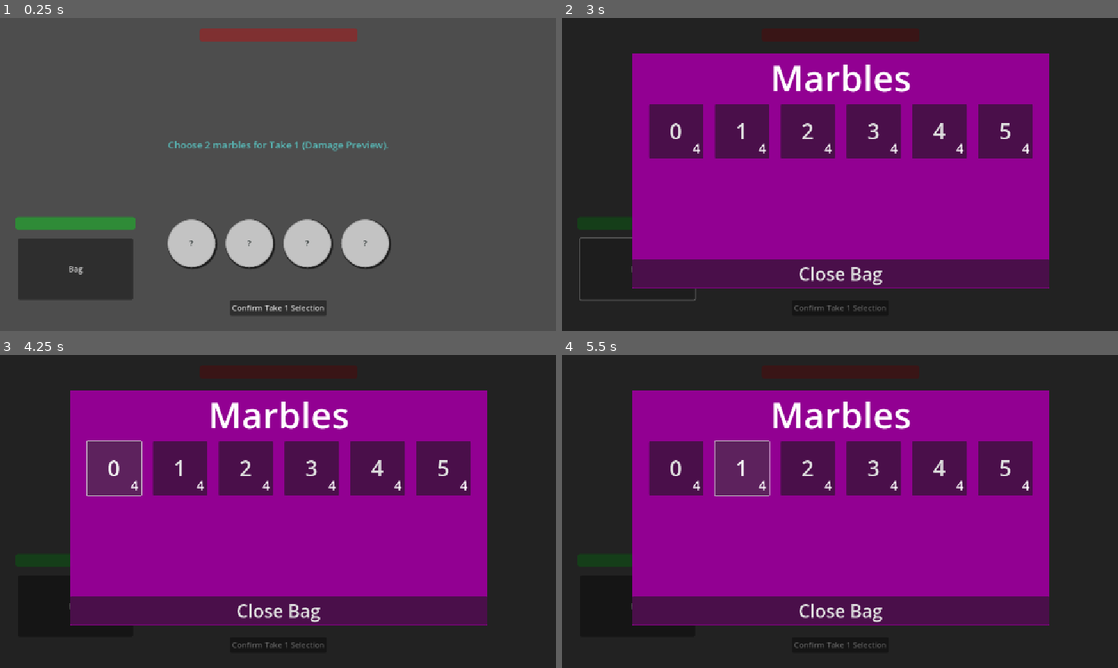
Above: before the commit, frames 1-4 (two rows, left to right).
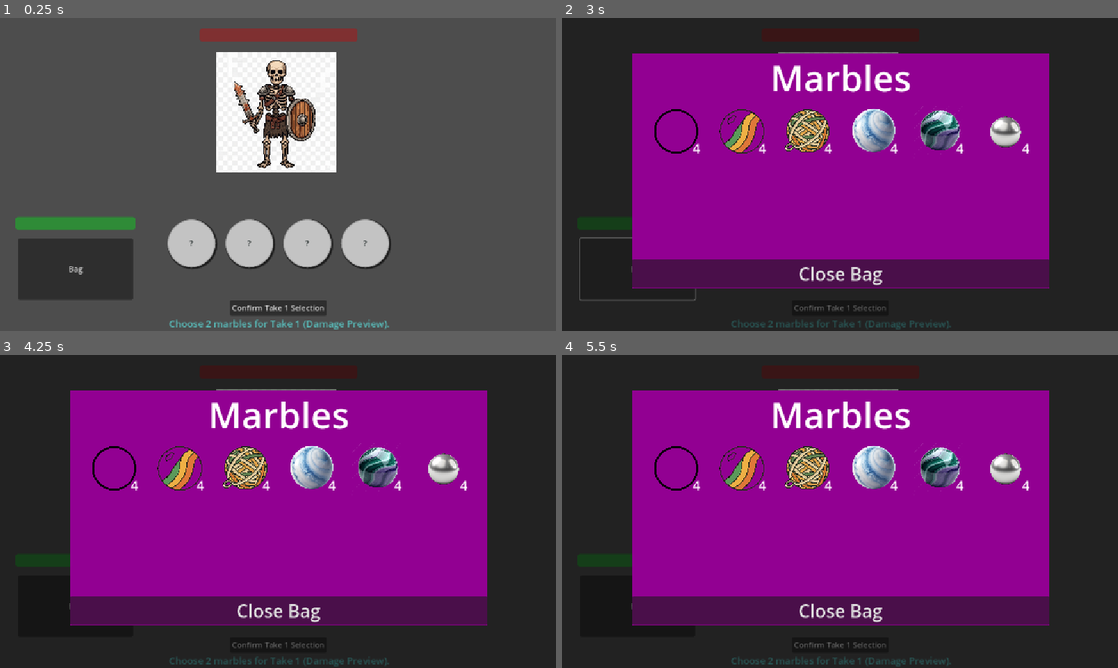
Above: after the commit, the same moments.

Repository: A-coder152/marble-magic
Game: Godot game, scene res://scenes/game_scene.tscn
Two runs of this game, one before a commit and one after it. Both use one fixed random seed, a clock stepped at 60 frames per second and the inputs below.
Inputs (mouse positions are in pixels of both pictures, inside the frame that each line leads up to):
- Up to frame 1 (0.25 s): no input
- Up to frame 2 (3 s): click "Confirm Take 1 Selection" at 0.5 s; click "Confirm Take 1 Selection" at 1.25 s; click "?" at 2 s; click "Bag" at 2.75 s
- Up to frame 3 (4.25 s): click (111, 467) at 3.5 s, where only the run before the commit has a clickable "0"
- Up to frame 4 (5.5 s): click (673, 467) at 4.27 s; click (739, 467) at 5 s, where only the run before the commit has a clickable "1"

The runs differ from the first frame. In frame 1, 8.8% of the frame differs, in the area x 30-70%, y 10-100%; in frame 2, 10%; in frame 3, 11%, in the area x 15-85%, y 10-100%; in frame 4, 11%.

Commit message:
marble assets added

Diff:
--- a/marbles/damage0.tres
+++ b/marbles/damage0.tres
@@ -1,12 +1,14 @@
-[gd_resource type="Resource" script_class="Marble" load_steps=2 format=3 uid="uid://eonk3e3ilnxt"]
+[gd_resource type="Resource" script_class="Marble" load_steps=3 format=3 uid="uid://eonk3e3ilnxt"]
 
 [ext_resource type="Script" uid="uid://dohx58gu44s2" path="res://marbles/marble_resource.gd" id="1_ujakj"]
+[ext_resource type="Texture2D" uid="uid://dckle35f0kduw" path="res://images/marbles/emptymarble.png" id="2_fopyc"]
 
 [resource]
 script = ExtResource("1_ujakj")
 title = "Empty Marble"
 cost = -2
 description = "Why would you have this?"
+texture = ExtResource("2_fopyc")
 temp_bag_title = "0"
 damage = 0
 heal = 0
--- a/marbles/damage1.tres
+++ b/marbles/damage1.tres
@@ -1,12 +1,14 @@
-[gd_resource type="Resource" script_class="Marble" load_steps=2 format=3 uid="uid://d23vkr4npjgte"]
+[gd_resource type="Resource" script_class="Marble" load_steps=3 format=3 uid="uid://d23vkr4npjgte"]
 
 [ext_resource type="Script" uid="uid://dohx58gu44s2" path="res://marbles/marble_resource.gd" id="1_7winw"]
+[ext_resource type="Texture2D" uid="uid://d1jdsxmkprppg" path="res://images/marbles/papermarble.png" id="2_knfa7"]
 
 [resource]
 script = ExtResource("1_7winw")
 title = "Paper Marble"
 cost = -1
 description = "Too smooth to cause a paper cut"
+texture = ExtResource("2_knfa7")
 temp_bag_title = "1"
 damage = 1
 heal = 0
--- a/marbles/damage2.tres
+++ b/marbles/damage2.tres
@@ -1,11 +1,14 @@
-[gd_resource type="Resource" script_class="Marble" load_steps=2 format=3 uid="uid://boklkf4kph6xe"]
+[gd_resource type="Resource" script_class="Marble" load_steps=3 format=3 uid="uid://boklkf4kph6xe"]
 
 [ext_resource type="Script" uid="uid://dohx58gu44s2" path="res://marbles/marble_resource.gd" id="1_xepog"]
+[ext_resource type="Texture2D" uid="uid://bgfy2poq3ykdg" path="res://images/marbles/rubbermarble.png" id="2_na3uc"]
 
 [resource]
 script = ExtResource("1_xepog")
 title = "Rubber Marble"
+cost = 0
 description = "Best when wrapped around thumb."
+texture = ExtResource("2_na3uc")
 temp_bag_title = "2"
 damage = 2
 heal = 0
--- a/marbles/damage3.tres
+++ b/marbles/damage3.tres
@@ -1,12 +1,14 @@
-[gd_resource type="Resource" script_class="Marble" load_steps=2 format=3 uid="uid://vcb5ix65au4y"]
+[gd_resource type="Resource" script_class="Marble" load_steps=3 format=3 uid="uid://vcb5ix65au4y"]
 
 [ext_resource type="Script" uid="uid://dohx58gu44s2" path="res://marbles/marble_resource.gd" id="1_phaq8"]
+[ext_resource type="Texture2D" uid="uid://bf5tsbfybowi6" path="res://images/marbles/plasticmarble.png" id="2_5f7mq"]
 
 [resource]
 script = ExtResource("1_phaq8")
 title = "Plastic Marble"
 cost = 1
 description = "Toddlers see this as a delicacy."
+texture = ExtResource("2_5f7mq")
 temp_bag_title = "3"
 damage = 3
 heal = 0
--- a/marbles/damage4.tres
+++ b/marbles/damage4.tres
@@ -1,12 +1,14 @@
-[gd_resource type="Resource" script_class="Marble" load_steps=2 format=3 uid="uid://sgv8yovrj18k"]
+[gd_resource type="Resource" script_class="Marble" load_steps=3 format=3 uid="uid://sgv8yovrj18k"]
 
 [ext_resource type="Script" uid="uid://dohx58gu44s2" path="res://marbles/marble_resource.gd" id="1_exb84"]
+[ext_resource type="Texture2D" uid="uid://dmjpyoiegkdo0" path="res://images/marbles/glassmarble.png" id="2_jyt4c"]
 
 [resource]
 script = ExtResource("1_exb84")
 title = "Glass Marble"
 cost = 2
 description = "The OG. Definitely painful"
+texture = ExtResource("2_jyt4c")
 temp_bag_title = "4"
 damage = 4
 heal = 0
--- a/marbles/damage5.tres
+++ b/marbles/damage5.tres
@@ -1,12 +1,14 @@
-[gd_resource type="Resource" script_class="Marble" load_steps=2 format=3 uid="uid://boxqq5clug2q1"]
+[gd_resource type="Resource" script_class="Marble" load_steps=3 format=3 uid="uid://boxqq5clug2q1"]
 
 [ext_resource type="Script" uid="uid://dohx58gu44s2" path="res://marbles/marble_resource.gd" id="1_cscce"]
+[ext_resource type="Texture2D" uid="uid://ctaoroebio6bp" path="res://images/marbles/metalmarble.png" id="2_6o5ur"]
 
 [resource]
 script = ExtResource("1_cscce")
 title = "Metal Marble"
 cost = 3
 description = "Leaves a sore spot and a sorer memory."
+texture = ExtResource("2_6o5ur")
 temp_bag_title = "5"
 damage = 5
 heal = 0
--- a/scenes/bag_item.tscn
+++ b/scenes/bag_item.tscn
@@ -16,22 +16,15 @@
 grow_vertical = 2
 script = ExtResource("1_npc26")
 
-[node name="BG" type="TextureRect" parent="."]
+[node name="Button" type="TextureButton" parent="."]
 layout_mode = 1
 anchors_preset = 15
 anchor_right = 1.0
 anchor_bottom = 1.0
 grow_horizontal = 2
 grow_vertical = 2
-
-[node name="Button" type="Button" parent="."]
-layout_mode = 1
-anchors_preset = 15
-anchor_right = 1.0
-anchor_bottom = 1.0
-grow_horizontal = 2
-grow_vertical = 2
-theme_override_font_sizes/font_size = 60
+ignore_texture_size = true
+stretch_mode = 4
 
 [node name="Count" type="Label" parent="."]
 layout_mode = 1
--- a/scenes/game_scene.tscn
+++ b/scenes/game_scene.tscn
@@ -1,6 +1,7 @@
-[gd_scene load_steps=4 format=3 uid="uid://bwk4ath0ei7ax"]
+[gd_scene load_steps=5 format=3 uid="uid://bwk4ath0ei7ax"]
 
 [ext_resource type="Script" uid="uid://ckfuboxgcdu1x" path="res://scripts/GameScene.gd" id="1_mlf6e"]
+[ext_resource type="Texture2D" uid="uid://cju3wng6rhao8" path="res://images/enemy.png" id="2_bw6k5"]
 [ext_resource type="PackedScene" uid="uid://bo5twrprw2cma" path="res://scenes/bag.tscn" id="2_onqr8"]
 [ext_resource type="PackedScene" uid="uid://d2atoeymmwgmc" path="res://scenes/shop.tscn" id="3_ycayy"]
 
@@ -12,6 +13,16 @@
 grow_horizontal = 2
 grow_vertical = 2
 script = ExtResource("1_mlf6e")
+
+[node name="Enemy" type="TextureRect" parent="."]
+layout_mode = 0
+offset_left = 448.0
+offset_top = 70.0
+offset_right = 699.0
+offset_bottom = 319.0
+texture = ExtResource("2_bw6k5")
+expand_mode = 1
+stretch_mode = 4
 
 [node name="PlayerHealthBar" type="ProgressBar" parent="."]
 modulate = Color(0.141176, 1, 0.219608, 1)
@@ -49,10 +60,10 @@
 anchor_top = 0.5
 anchor_right = 0.5
 anchor_bottom = 0.5
-offset_left = -73.0
-offset_top = -76.0
-offset_right = 73.0
-offset_bottom = -48.0
+offset_left = -71.0
+offset_top = 294.0
+offset_right = 75.0
+offset_bottom = 322.0
 grow_horizontal = 2
 grow_vertical = 2
 theme_override_colors/font_color = Color(0.345098, 0.72549, 0.717647, 1)
--- a/scenes/shop.tscn
+++ b/scenes/shop.tscn
@@ -1,6 +1,7 @@
-[gd_scene load_steps=3 format=3 uid="uid://d2atoeymmwgmc"]
+[gd_scene load_steps=4 format=3 uid="uid://d2atoeymmwgmc"]
 
 [ext_resource type="Script" uid="uid://o3bd76c5uftp" path="res://scripts/shop.gd" id="1_lx5au"]
+[ext_resource type="Texture2D" uid="uid://ck1ag4p8gq5vl" path="res://images/siegecoin.png" id="2_1l46r"]
 [ext_resource type="PackedScene" uid="uid://bo5twrprw2cma" path="res://scenes/bag.tscn" id="2_xfvoa"]
 
 [node name="Control" type="Control"]
@@ -72,10 +73,10 @@
 
 [node name="coins" type="Label" parent="."]
 layout_mode = 0
-offset_left = 28.0
-offset_top = 25.0
-offset_right = 142.0
-offset_bottom = 75.0
+offset_left = 128.0
+offset_top = 34.0
+offset_right = 242.0
+offset_bottom = 84.0
 theme_override_font_sizes/font_size = 36
 text = "Coins: "
 
@@ -87,6 +88,16 @@
 offset_bottom = 401.0
 theme_override_font_sizes/font_size = 30
 text = "Bag"
+
+[node name="coinimg" type="TextureRect" parent="."]
+layout_mode = 0
+offset_left = 7.0
+offset_top = 8.0
+offset_right = 123.0
+offset_bottom = 114.0
+texture = ExtResource("2_1l46r")
+expand_mode = 1
+stretch_mode = 4
 
 [node name="bgalpha" type="ColorRect" parent="."]
 visible = false
--- a/scripts/bag_item.gd
+++ b/scripts/bag_item.gd
@@ -21,12 +21,13 @@
 		cost_label.text = str(marble_assigned.cost - 1)
 		cost_label.visible = true
 		button.pressed.connect(sell_marble)
+	button.texture_normal = marble_assigned.texture
 	var count = 0
 	for marble in GameManager.bag_marbles:
 		if GameManager.all_marbles[marble] == marble_assigned:
 			count += 1
 	count_label.text = str(count)
-	button.text = marble_assigned.temp_bag_title
+	#button.text = marble_assigned.temp_bag_title
 	button.tooltip_text = marble_assigned.title + ": " + marble_assigned.description
 
 func buy_marble():
--- a/scripts/shop.gd
+++ b/scripts/shop.gd
@@ -18,7 +18,7 @@
 	if Bag.visible: Bag._ready()
 	clear_children(cont_1)
 	clear_children(cont_2)
-	coins_label.text = "Coins: " + str(GameManager.coins)
+	coins_label.text = str(GameManager.coins)
 	print("tararaal ", GameManager.coins)
 	while len(marbles_chosen) < 6:
 		var random_marble = GameManager.all_marbles[randi_range(0, len(GameManager.all_marbles) -1)]
Binary file added: images/enemy.png
Not shown, added: images/enemy.png.import
Binary file added: images/marbles/emptymarble.png
Not shown, added: images/marbles/emptymarble.png.import
Binary file added: images/marbles/glassmarble.png
Not shown, added: images/marbles/glassmarble.png.import
Binary file added: images/marbles/metalmarble.png
Not shown, added: images/marbles/metalmarble.png.import
Binary file added: images/marbles/papermarble.png
Not shown, added: images/marbles/papermarble.png.import
Binary file added: images/marbles/plasticmarble.png
Not shown, added: images/marbles/plasticmarble.png.import
(and 4 more such lines)
